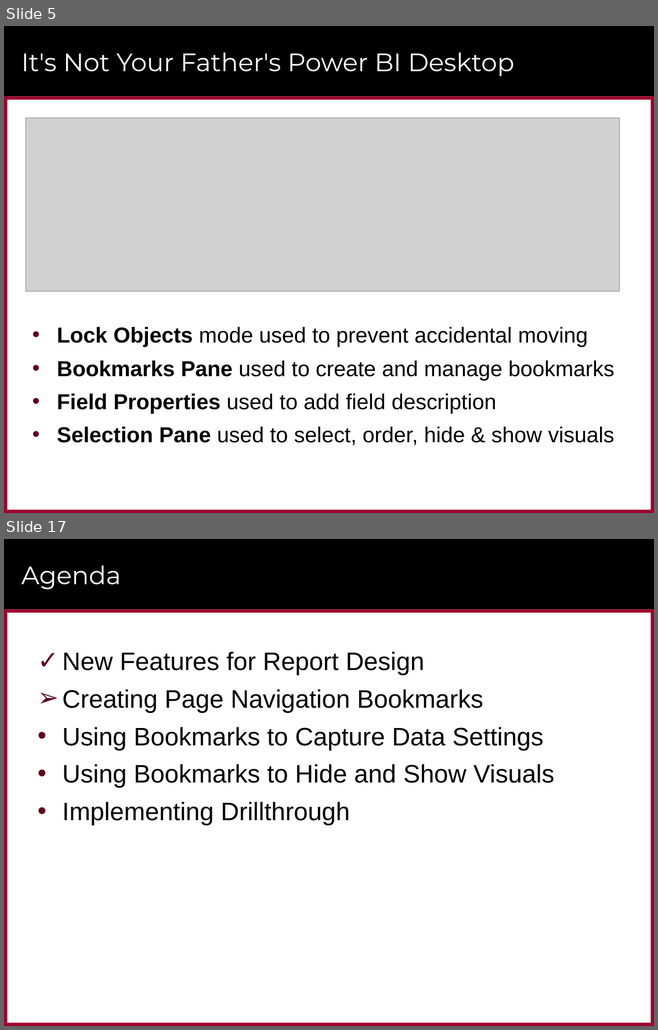
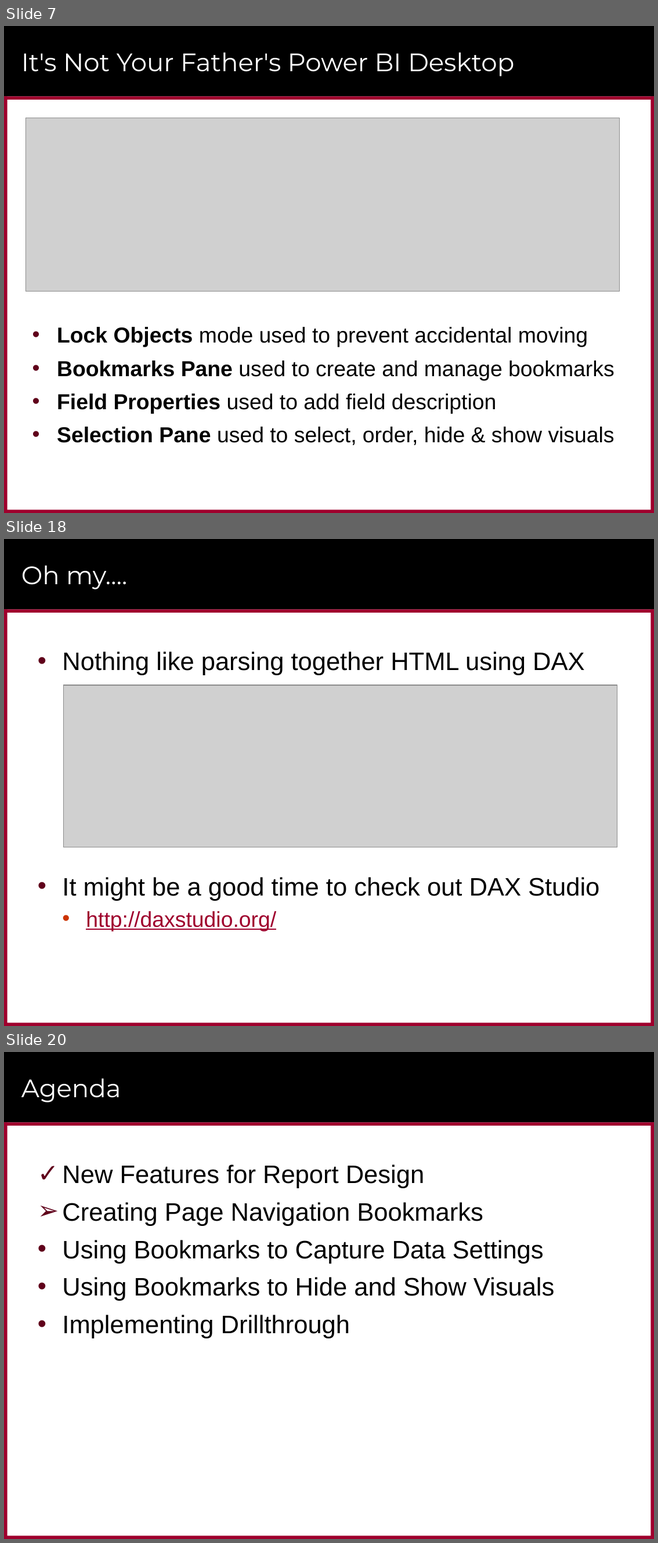
Before and after one commit to CriticalPathTraining/Bookmarks, a slide deck: Bookmarks.pptx. Shown one above the other, each under a label of ours: slides 5 and 17 before the commit, slides 7, 18 and 20 after it; the slides between them are not shown. The pictures are 658x1030 and 658x1543 pixels, drawn with LibreOffice and Linux fonts; fonts in the diff are those of the drawing; grey boxes stand for pictures; background and template pictures are left out. Boxes give left, top, right and bottom in pixels: in the first picture for what was removed or moved away, otherwise in the second. Text is boxed around its words. In the diff, an @@ line names an element or a change of style, - is before the commit and + after.

```diff
--- a/Bookmarks.pptx
+++ b/Bookmarks.pptx
@@ slide 18 added at <box>4,539,654,1026</box>, background #FFFFFF; not listed: 6 template elements that a slide beside it also shows @@
@@ title added at <box>21,565,127,589</box>, 28 pt, text #FFFFFF @@
+Oh my….
@@ text added at <box>62,652,599,931</box>, 28 pt, text #000000 @@
+• Nothing like parsing together HTML using DAX
+• It might be a good time to check out DAX Studio
+  • http://daxstudio.org/
@@ picture added at <box>64,685,616,848</box> @@
@@ what was slide 5 is now slide 7 @@
@@ what was slide 17 is now slide 20 @@
```
Also in this commit, not shown: 10 slides changed, 10 other slides added, 7 slides removed, 1 other file.
